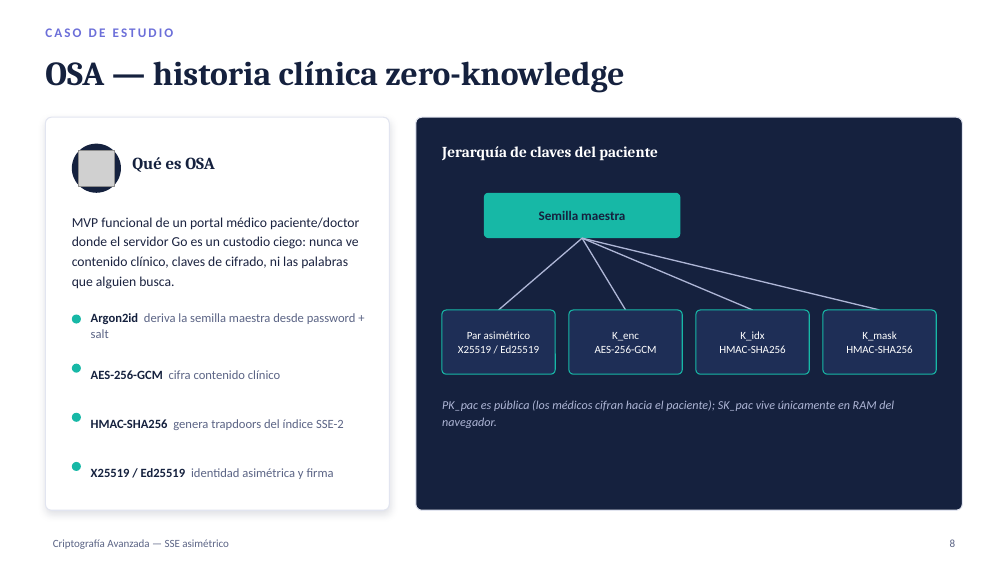
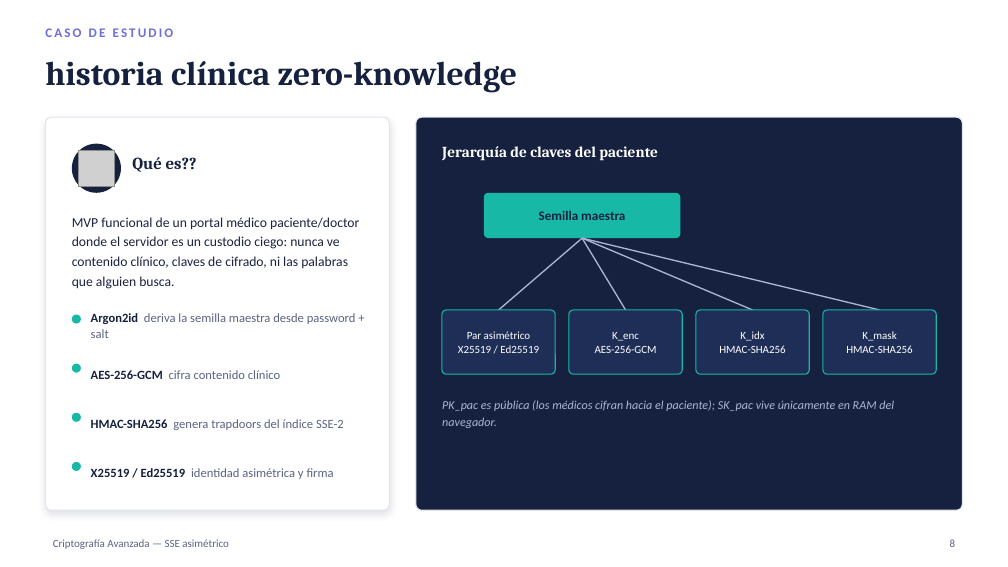
Before and after one commit to hernan2292/resumenes-maestria-en-ciberdefensa, a slide deck: slide 8 of Criptografia Avanzada/sse_cifrado_asimetrico.pptx. Drawn at 1008x567 pixels with LibreOffice and Linux fonts; fonts in the diff are those of the drawing; grey boxes stand for pictures. Boxes give left, top, right and bottom in pixels: in the first picture for what was removed or moved away, otherwise in the second. Text is boxed around its words. In the diff, an @@ line names an element or a change of style, - is before the commit and + after.

```diff
--- a/Criptografia Avanzada/sse_cifrado_asimetrico.pptx
+++ b/Criptografia Avanzada/sse_cifrado_asimetrico.pptx
@@ text at (x1=45, y1=61, x2=517, y2=93): text changed @@
-OSA — historia clínica zero-knowledge
+historia clínica zero-knowledge
@@ text at (x1=132, y1=157, x2=197, y2=172): text changed @@
-Qué es OSA
+Qué es??
@@ text at (x1=72, y1=217, x2=359, y2=289): text changed @@
-MVP funcional de un portal médico paciente/doctor donde el servidor Go es un custodio ciego: nunca ve contenido clínico, claves de cifrado, ni las palabras que alguien busca.
+MVP funcional de un portal médico paciente/doctor donde el servidor es un custodio ciego: nunca ve contenido clínico, claves de cifrado, ni las palabras que alguien busca.
```
Also in this commit, not shown: 10 other slides changed, 1 other file.
